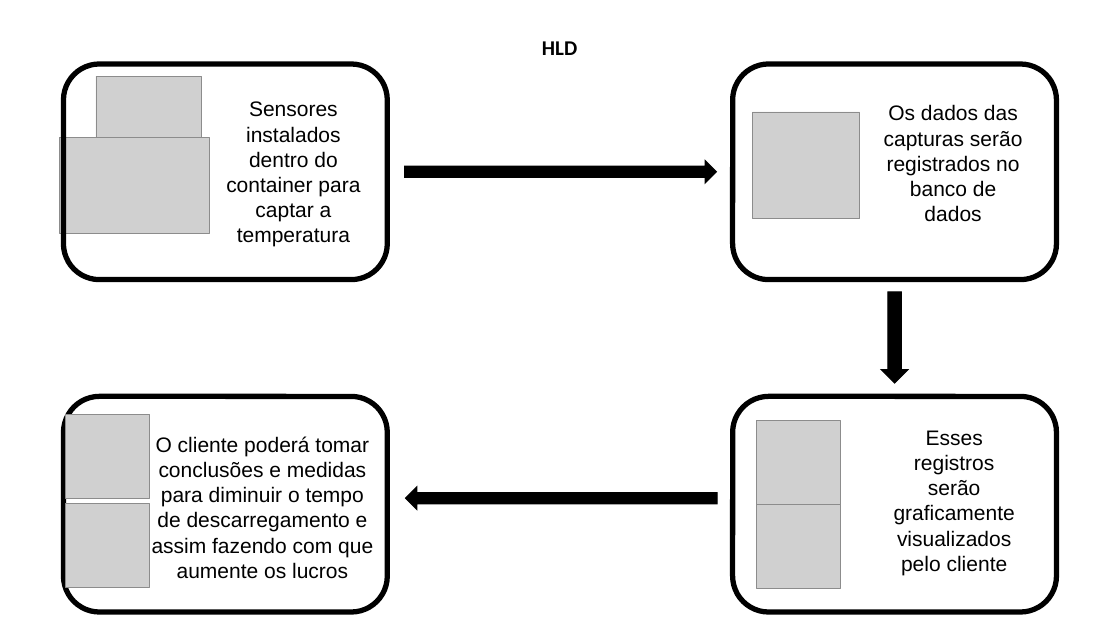
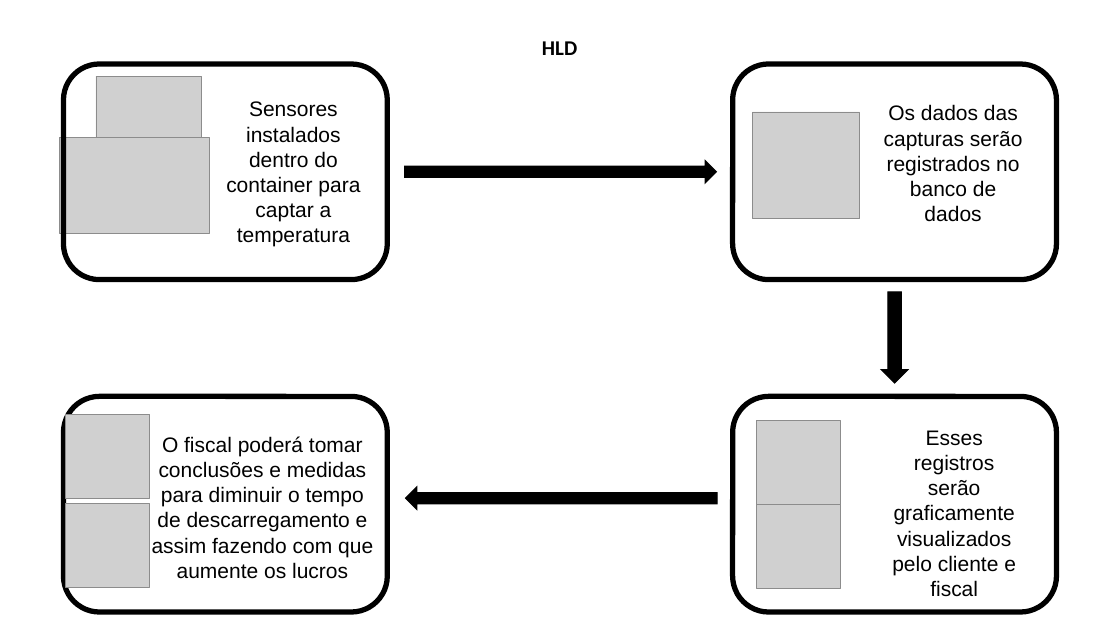
Before and after one commit to rafael-rochaalmeida/Harbor-Solutions, a slide deck: slide 2 of Documentação/desenho-de-solucao.pptx. Drawn at 1120x630 pixels with LibreOffice and Linux fonts; fonts in the diff are those of the drawing; grey boxes stand for pictures. Boxes give left, top, right and bottom in pixels: in the first picture for what was removed or moved away, otherwise in the second. Text is boxed around its words. In the diff, an @@ line names an element or a change of style, - is before the commit and + after.

Commit message:
LLD

```diff
--- a/Documentação/desenho-de-solucao.pptx
+++ b/Documentação/desenho-de-solucao.pptx
@@ text at box(152, 436, 373, 579): text changed @@
-O cliente poderá tomar conclusões e medidas para diminuir o tempo de descarregamento e assim fazendo com que aumente os lucros
+O fiscal poderá tomar conclusões e medidas para diminuir o tempo de descarregamento e assim fazendo com que aumente os lucros
@@ text at box(892, 430, 1016, 597): text changed @@
-Esses registros serão graficamente visualizados pelo cliente
+Esses registros serão graficamente visualizados pelo cliente e fiscal
```
Also in this commit, not shown: 1 slide added.
